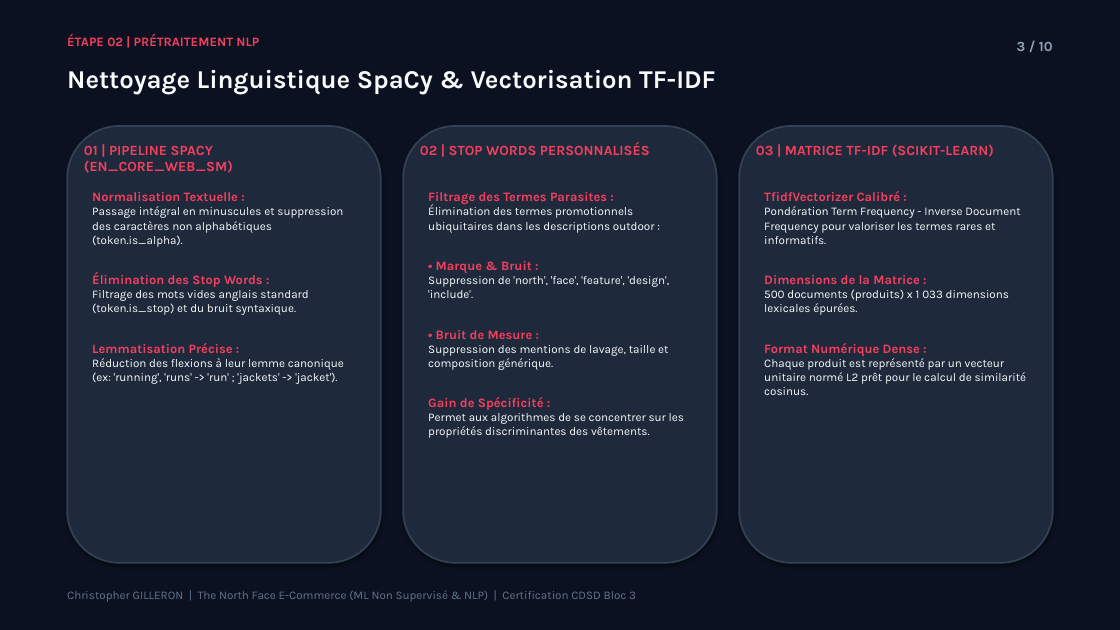
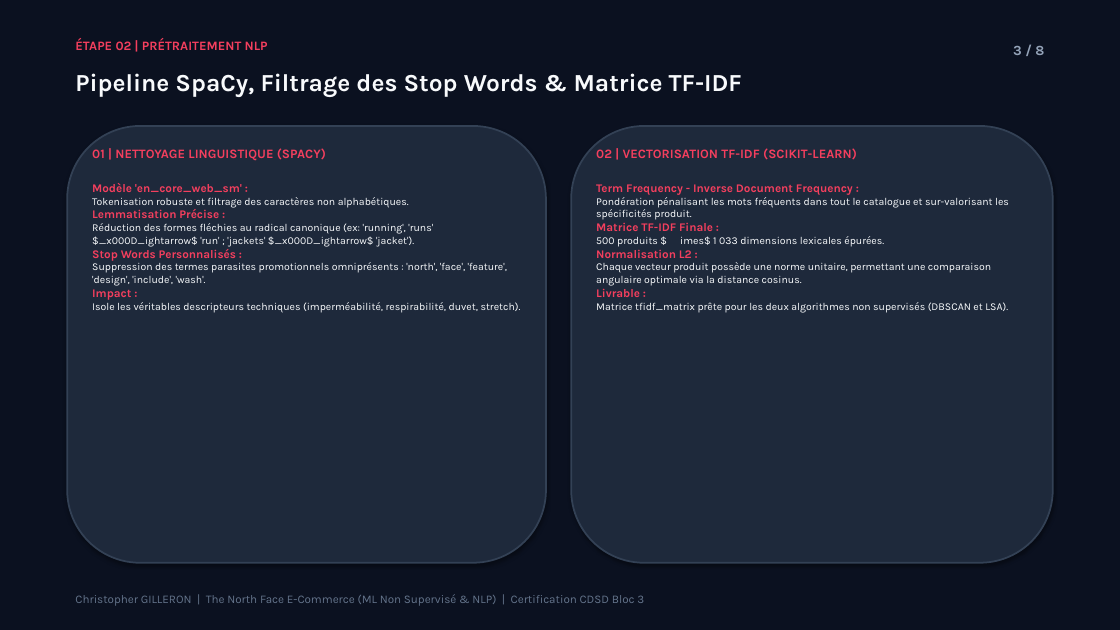
Before and after one commit to Elkristobal59/CERTIFICATION_CDSD, a slide deck: slide 3 of Bloc_3_Machine_Learning/North_Face/North_face_presentation.pptx. Drawn at 1120x630 pixels with LibreOffice and Linux fonts; fonts in the diff are those of the drawing. Boxes give left, top, right and bottom in pixels: in the first picture for what was removed or moved away, otherwise in the second. Text is boxed around its words. In the diff, an @@ line names an element or a change of style, - is before the commit and + after.

Commit message:
feat(certif): calibrage strict a 8 slides max (format oral 5 min) pour Steam, Walmart et North Face

```diff
--- a/Bloc_3_Machine_Learning/North_Face/North_face_presentation.pptx
+++ b/Bloc_3_Machine_Learning/North_Face/North_face_presentation.pptx
@@ text "ÉTAPE 02 | PRÉTRAITEMENT NLP": place and size @@
-text "ÉTAPE 02 | PRÉTRAITEMENT NLP" at bbox=[67, 34, 259, 46]
+text "ÉTAPE 02 | PRÉTRAITEMENT NLP" at bbox=[75, 38, 268, 50]
@@ text at bbox=[1013, 46, 1044, 55]: text changed @@
-3 / 10
+3 / 8
@@ text at bbox=[75, 73, 742, 97]: text changed; size 22 to 21 pt @@
-Nettoyage Linguistique SpaCy & Vectorisation TF-IDF
+Pipeline SpaCy, Filtrage des Stop Words & Matrice TF-IDF
@@ rounded rectangle: place and size @@
-rounded rectangle at bbox=[67, 126, 381, 563]
+rounded rectangle at bbox=[67, 126, 546, 563]
@@ text at bbox=[92, 148, 326, 161]: text changed; size 12 to 11 pt @@
-01 | PIPELINE SPACY (EN_CORE_WEB_SM)
+01 | NETTOYAGE LINGUISTIQUE (SPACY)
@@ text removed at bbox=[420, 142, 650, 155] @@
-02 | STOP WORDS PERSONNALISÉS
@@ rounded rectangle: place and size @@
-rounded rectangle at bbox=[403, 126, 717, 563]
+rounded rectangle at bbox=[571, 126, 1053, 563]
@@ text at bbox=[596, 148, 857, 160]: text changed; size 12 to 11 pt @@
-03 | MATRICE TF-IDF (SCIKIT-LEARN)
+02 | VECTORISATION TF-IDF (SCIKIT-LEARN)
@@ rounded rectangle removed at bbox=[739, 126, 1053, 563] @@
@@ text "Modèle 'en_core_web_sm' :": place and size @@
-text "Modèle 'en_core_web_sm' :" at bbox=[92, 192, 344, 384]
+text "Modèle 'en_core_web_sm' :" at bbox=[92, 183, 521, 313]
@@ text at bbox=[92, 183, 409, 208]: text changed; size 10 to 9 pt @@
-Normalisation Textuelle :
-Passage intégral en minuscules et suppression des caractères non alphabétiques (token.is_alpha).
-Élimination des Stop Words :
-Filtrage des mots vides anglais standard (token.is_stop) et du bruit syntaxique.
+Modèle 'en_core_web_sm' :
+Tokenisation robuste et filtrage des caractères non alphabétiques.
@@ text at bbox=[92, 209, 219, 218]: size 11 to 10 pt in "Lemmatisation Précise :" @@
@@ text at bbox=[596, 184, 1009, 313]: text changed; size 10 to 9 pt @@
-Filtrage des Termes Parasites :
-Élimination des termes promotionnels ubiquitaires dans les descriptions outdoor :
-• Marque & Bruit :
-Suppression de 'north', 'face', 'feature', 'design', 'include'.
-• Bruit de Mesure :
-Suppression des mentions de lavage, taille et composition générique.
-Gain de Spécificité :
-Permet aux algorithmes de se concentrer sur les propriétés discriminantes des vêtements.
+Term Frequency - Inverse Document Frequency :
+Pondération pénalisant les mots fréquents dans tout le catalogue et sur-valorisant les spécificités produit.
+Matrice TF-IDF Finale :
+500 produits $ imes$ 1 033 dimensions lexicales épurées.
+Normalisation L2 :
+Chaque vecteur produit possède une norme unitaire, permettant une comparaison angulaire optimale via la distance cosinus.
+Livrable :
+Matrice tfidf_matrix prête pour les deux algorithmes non supervisés (DBSCAN et LSA).
@@ text removed at bbox=[764, 191, 1027, 395] @@
-TfidfVectorizer Calibré :
-Pondération Term Frequency - Inverse Document Frequency pour valoriser les termes rares et informatifs.
-Dimensions de la Matrice :
-500 documents (produits) x 1 033 dimensions lexicales épurées.
-Format Numérique Dense :
-Chaque produit est représenté par un vecteur unitaire normé L2 prêt pour le calcul de similarité cosinus.
@@ text at bbox=[92, 223, 521, 313]: text changed; size 10 to 9 pt @@
-Réduction des flexions à leur lemme canonique (ex: 'running', 'runs' -> 'run' ; 'jackets' -> 'jacket').
+Réduction des formes fléchies au radical canonique (ex: 'running', 'runs' $_x000D_ightarrow$ 'run' ; 'jackets' $_x000D_ightarrow$ 'jacket').
+Stop Words Personnalisés :
+Suppression des termes parasites promotionnels omniprésents : 'north', 'face', 'feature', 'design', 'include', 'wash'.
+Impact :
+Isole les véritables descripteurs techniques (imperméabilité, respirabilité, duvet, stretch).
@@ text "Christopher GILLERON | The North ...": place and size @@
-text "Christopher GILLERON | The North ..." at bbox=[67, 590, 636, 602]
+text "Christopher GILLERON | The North ..." at bbox=[75, 594, 644, 606]
```
Also in this commit, not shown: 7 other slides changed, 2 slides removed, 2 other files.
